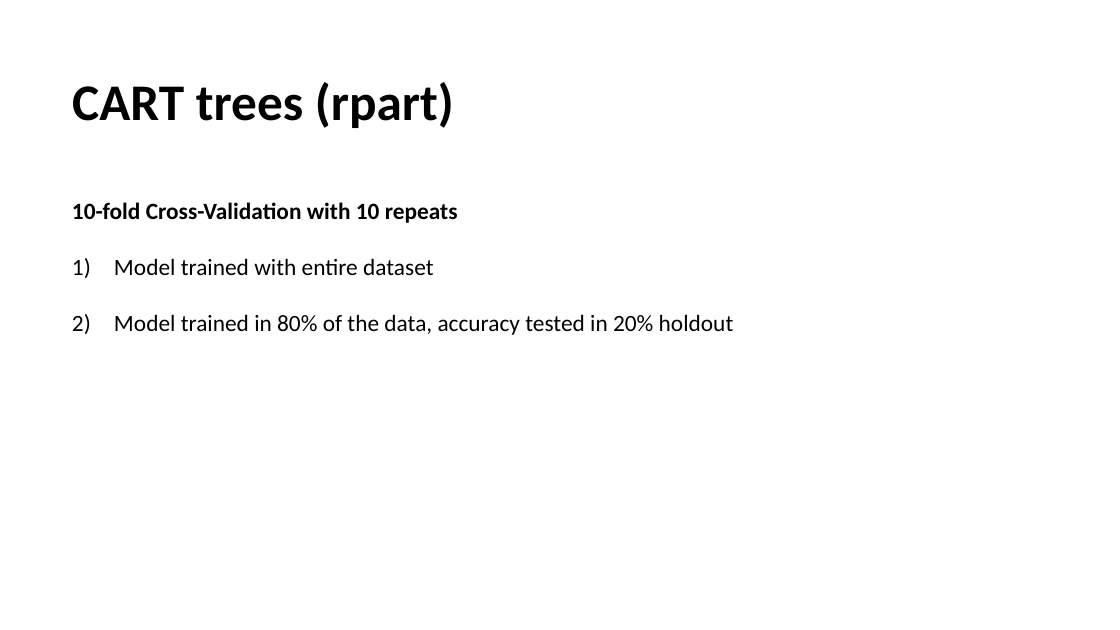
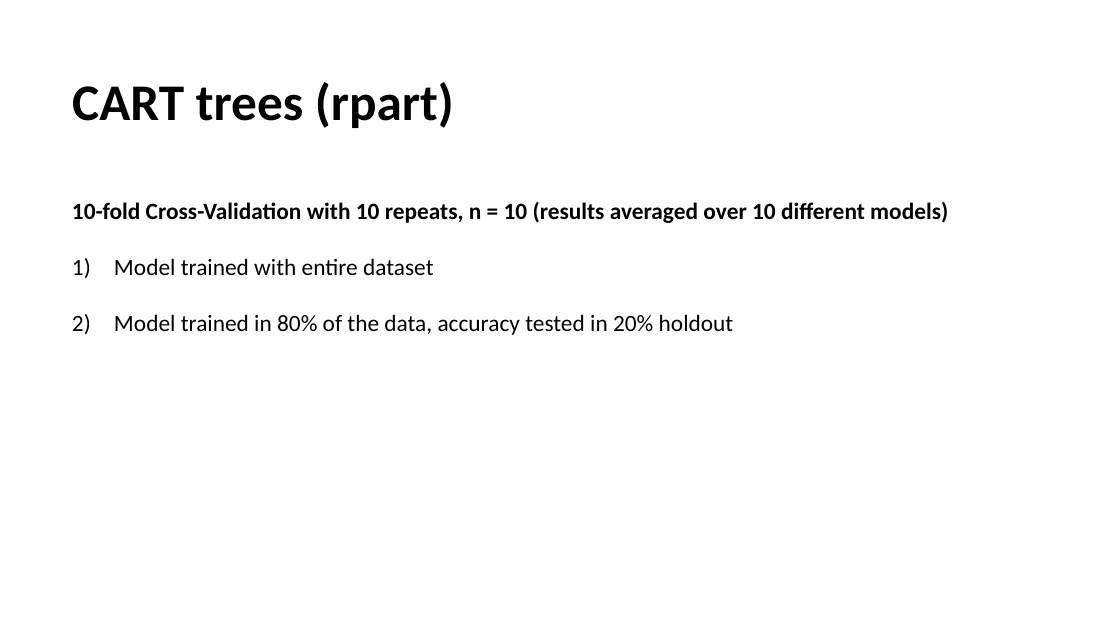
Before and after one commit to jaureguijara/DENSIPLANT_analysis, a slide deck: slide 10 of outputs/summary.pptx. Drawn at 1120x630 pixels with LibreOffice and Linux fonts; fonts in the diff are those of the drawing. Boxes give left, top, right and bottom in pixels: in the first picture for what was removed or moved away, otherwise in the second. Text is boxed around its words. In the diff, an @@ line names an element or a change of style, - is before the commit and + after.

Commit message:
Added model repetition datasets for ML performance statistics

```diff
--- a/outputs/summary.pptx
+++ b/outputs/summary.pptx
@@ text at <box>72,202,948,223</box>: text changed @@
-10-fold Cross-Validation with 10 repeats
+10-fold Cross-Validation with 10 repeats, n = 10 (results averaged over 10 different models)
```
Also in this commit, not shown: 2 other slides changed, 20 other files.
